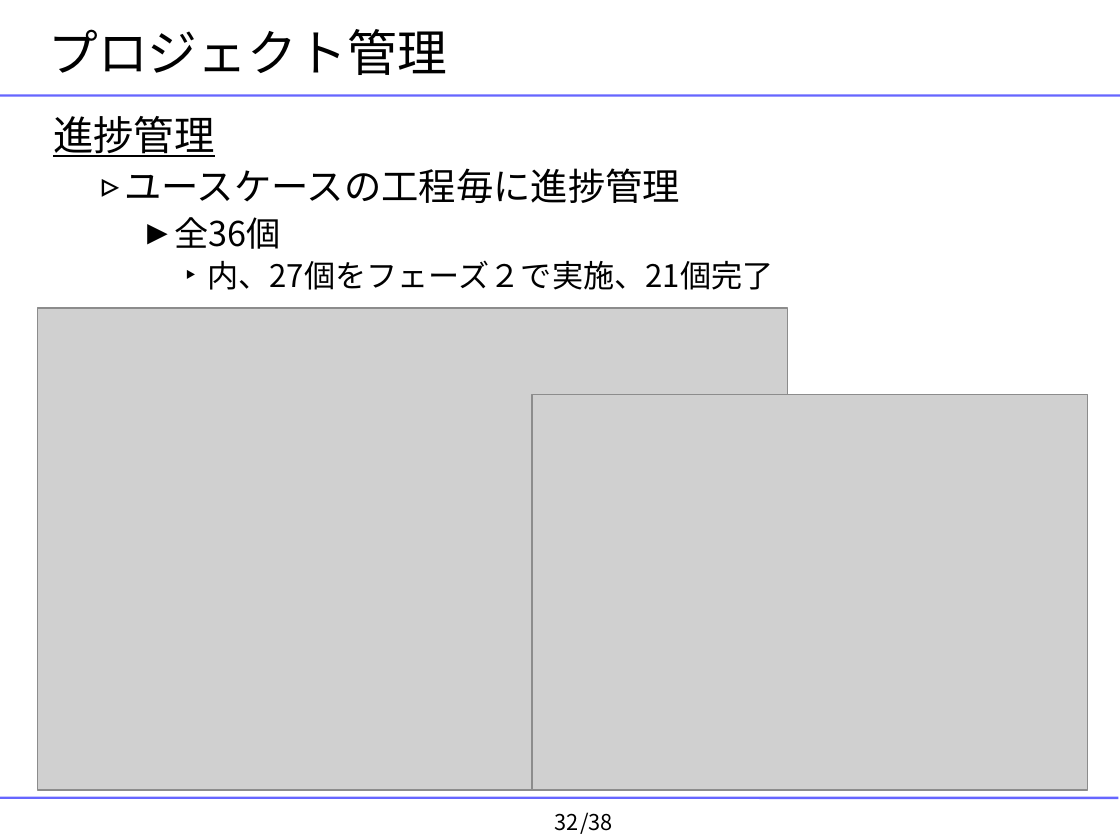
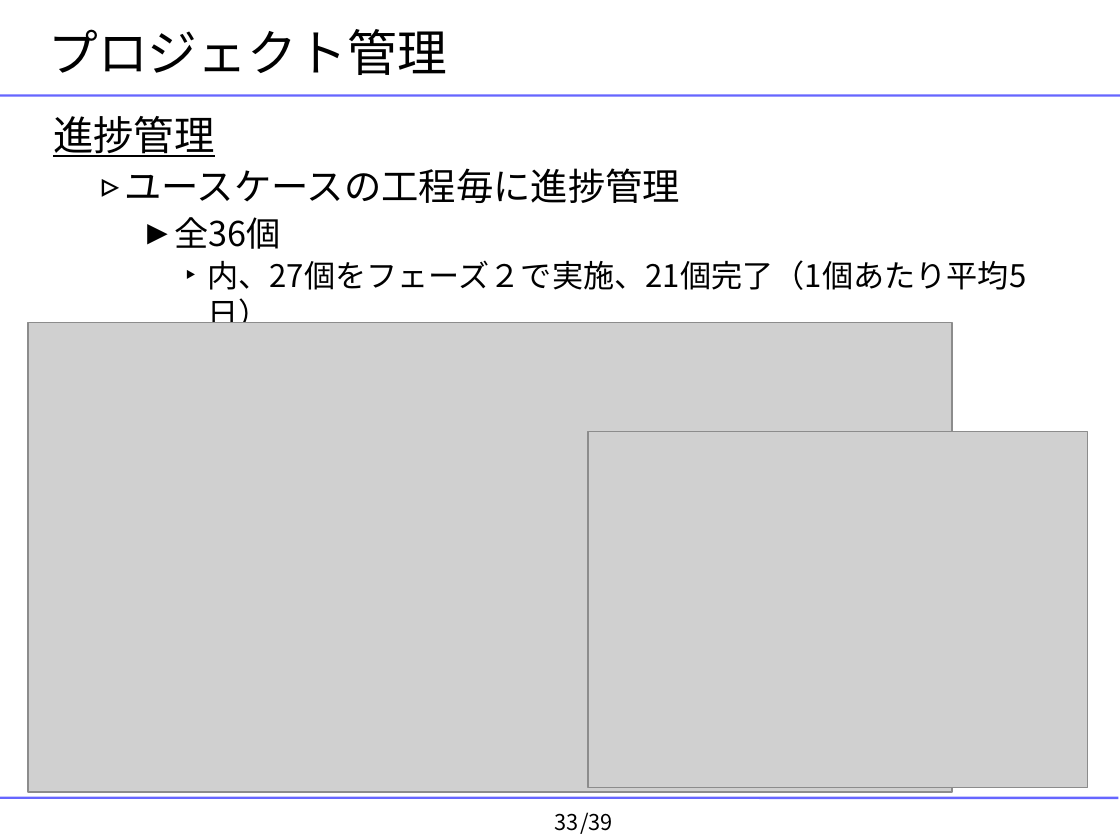
Before and after one commit to YixiaoLi/tlv4mc, a slide deck: slide 33 of doc/masterThesis/2008/goto/goto-thesis-slide.ppt (slide 32 before the commit). Drawn at 1120x840 pixels with LibreOffice and Linux fonts; fonts in the diff are those of the drawing; grey boxes stand for pictures; background and template pictures are left out. Boxes give left, top, right and bottom in pixels: in the first picture for what was removed or moved away, otherwise in the second. Text is boxed around its words. In the diff, an @@ line names an element or a change of style, - is before the commit and + after.

```diff
--- a/doc/masterThesis/2008/goto/goto-thesis-slide.ppt
+++ b/doc/masterThesis/2008/goto/goto-thesis-slide.ppt
@@ text at bbox=[207, 260, 1026, 290]: text changed @@
-      ‣ 内、27個をフェーズ２で実施、21個完了
+      ‣ 内、27個をフェーズ２で実施、21個完了（1個あたり平均5日）
@@ picture: place and size @@
-picture at bbox=[37, 308, 787, 790]
+picture at bbox=[28, 323, 952, 792]
@@ picture: place and size @@
-picture at bbox=[532, 394, 1088, 790]
+picture at bbox=[588, 432, 1088, 788]
@@ page number at bbox=[554, 813, 578, 831]: text changed @@
-32
+33
@@ text at bbox=[580, 812, 613, 834]: text changed @@
-/38
+/39
```
Also in this commit, not shown: 32 other slides changed, 5 slides added, 3 slides removed, 3 other files.
